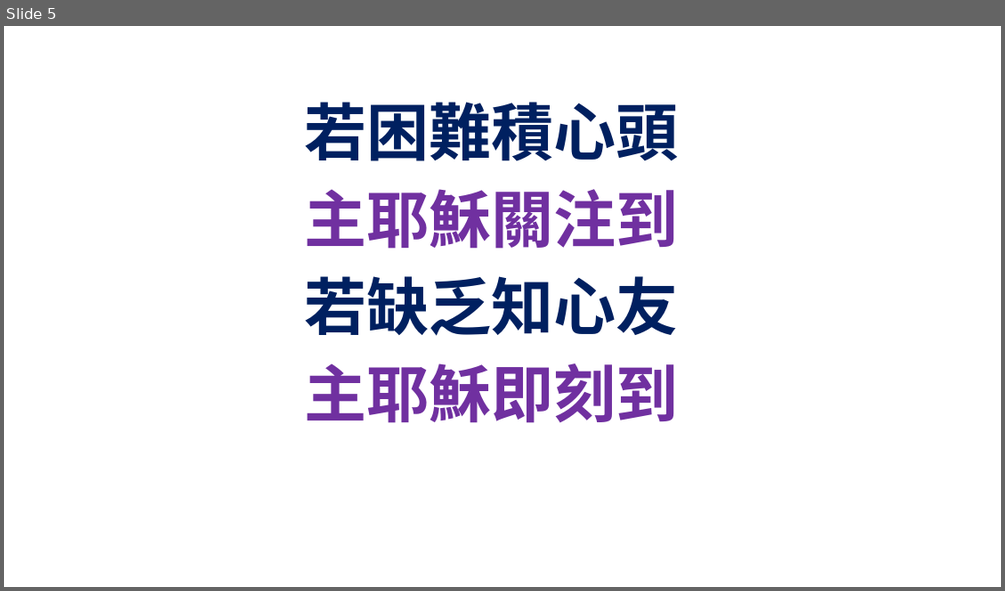
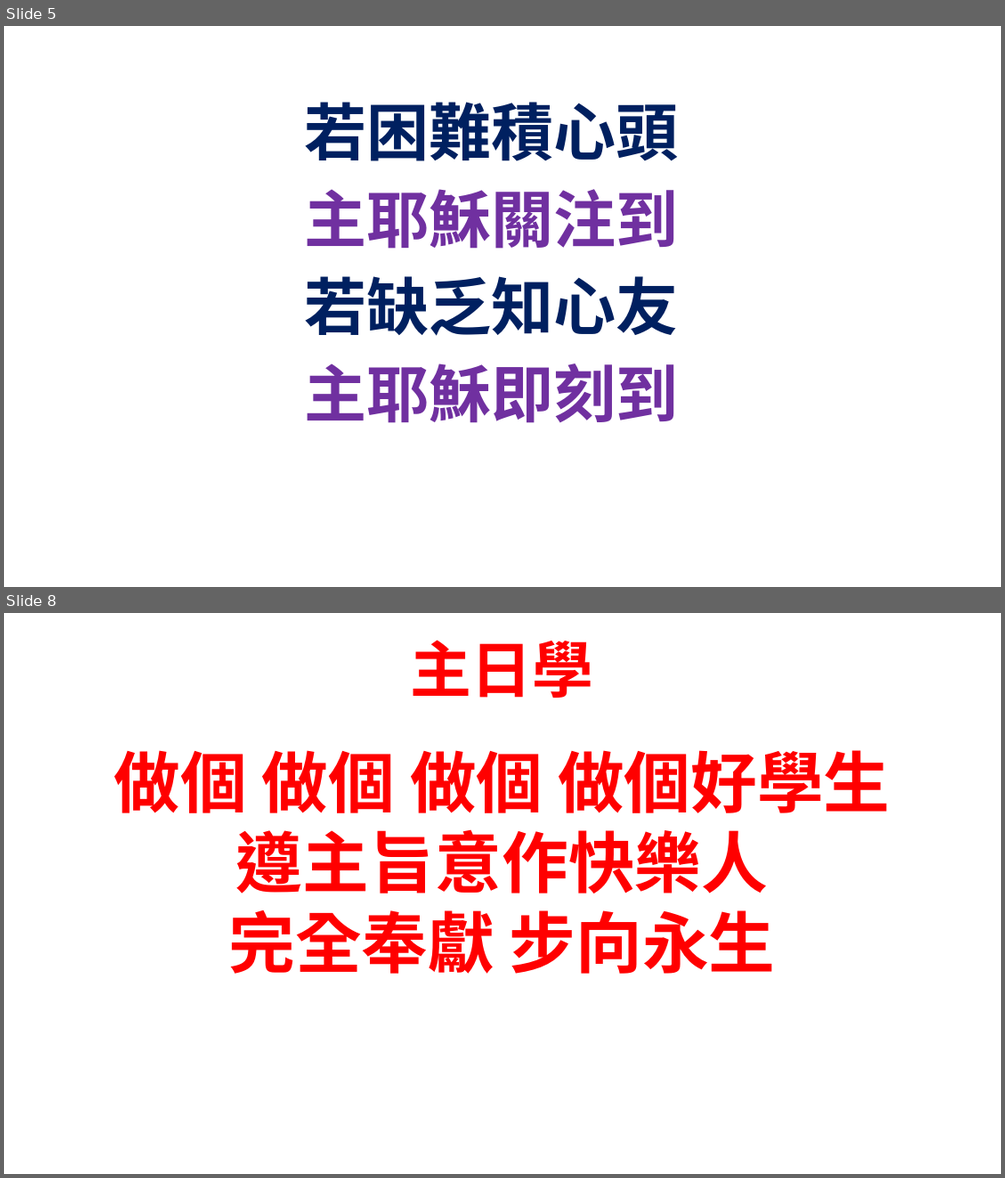
Before and after one commit to batisuoc/bible-school, a slide deck: 2020/8月.pptx. Shown one above the other, each under a label of ours: slide 5 before the commit, slides 5 and 8 after it; the slides between them are not shown. The pictures are 1005x591 and 1005x1178 pixels, drawn with LibreOffice and Linux fonts; fonts in the diff are those of the drawing; background and template pictures are left out. Boxes give left, top, right and bottom in pixels: in the first picture for what was removed or moved away, otherwise in the second. Text is boxed around its words. In the diff, an @@ line names an element or a change of style, - is before the commit and + after.

```diff
--- a/2020/8月.pptx
+++ b/2020/8月.pptx
@@ slide 8 added at bbox=[4, 613, 1001, 1174], background picture (left out) @@
@@ text added at bbox=[410, 640, 593, 698], 59 pt, text #FF0000, bold @@
+主日學
@@ text added at bbox=[114, 750, 890, 973], 64 pt, text #FF0000, bold @@
+做個 做個 做個 做個好學生
+遵主旨意作快樂人
+完全奉獻 步向永生
```
Also in this commit, not shown: 2 other slides added, 1 other file.
